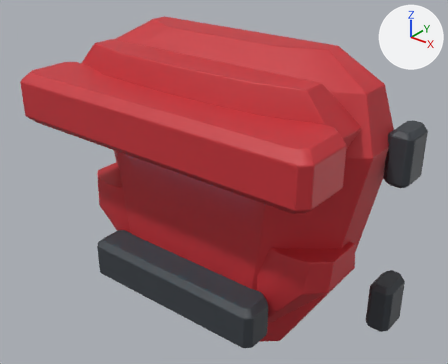
A saved change to the FBX model Assets/Resources/ClamshellMeshes/HeadFront_Set08_Goliath.fbx.
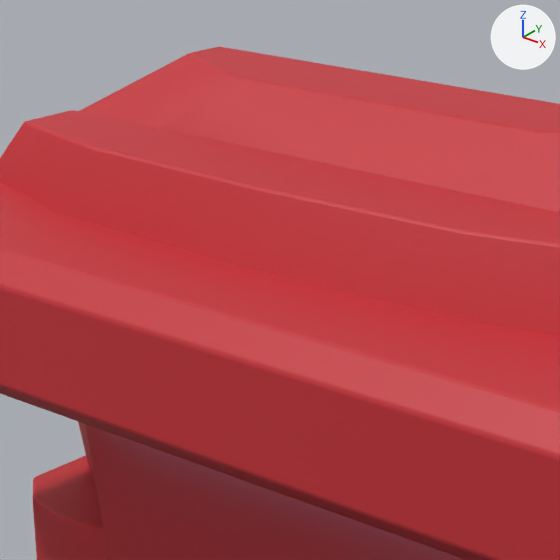
Old and new are each drawn whole from a camera (50 mm lens) standing at (0.606, -0.807, 0.485) and looking at (0.02, -0.074, 0.031) and again close up on the part from 19% to 64% of the width and 0% to 55% of the height. The axes (+X, +Y, +Z) are drawn at upper right. The lights are the same throughout. The first two pictures are the older version. Where no turn or scale is listed for an object, it has been applied to the vertices.

The older version as bpy lines, for what is in view:
```python
me_headfront_set08_goliath_001 = bpy.data.meshes.new('HeadFront_Set08_Goliath.001')
me_headfront_set08_goliath_001.from_pydata(...)  # 2206 vertices, 2136 faces; spans x -0.315..0.315, y -0.247..0.03, z -0.27..0.27
# faces by material slot: [730, 194, 994, 218]
me_headfront_set08_goliath_001.materials.append(mat_shell)  # red #c83038
me_headfront_set08_goliath_001.materials.append(mat_dark)  # black #23272d
me_headfront_set08_goliath_001.materials.append(mat_frame)  # dark grey #3a3f45
me_headfront_set08_goliath_001.materials.append(mat_glow)  # cyan #27e5ff, glowing cyan #27e5ff
ob_headfront_set08_goliath = bpy.data.objects.new('HeadFront_Set08_Goliath', me_headfront_set08_goliath_001)
ob_headfront_set08_goliath.location = (0.0, 0.0, 0.0)
```
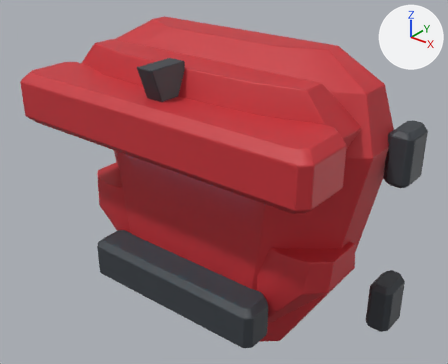
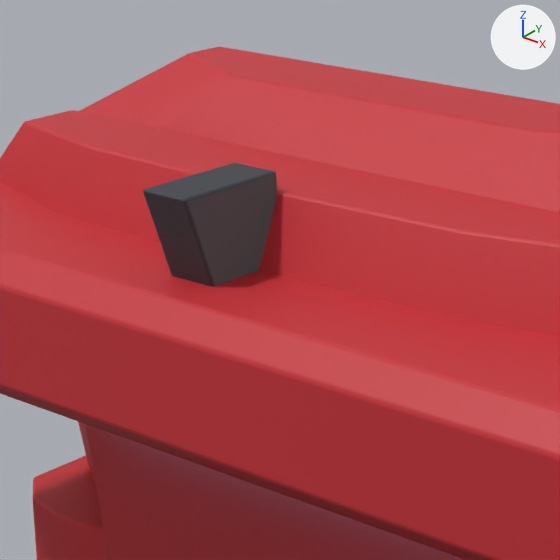
Pixel boxes [x1, y1, x2, y2] of what changed, in the close-ups (560 x 560 px):
part 1 of me_headfront_set08_goliath_001, added
    after: [143, 163, 277, 287]

Edits to the bpy script that builds the scene:
```text
Change me_headfront_set08_goliath_001:
    used by ob_headfront_set08_goliath; location = (0.0, 0.0, 0.0)
    remove me_headfront_set08_goliath_001.from_pydata(...)  # 2206 vertices, 2136 faces; spans x -0.315..0.315, y -0.247..0.03, z -0.27..0.27
    add me_headfront_set08_goliath_001.from_pydata(...)  # 2262 vertices, 2190 faces; spans x -0.315..0.315, y -0.247..0.03, z -0.27..0.27
    me_headfront_set08_goliath_001 part 1: a new loose piece of 56 vertices spanning x -0.015..0.015, y -0.224..-0.157, z 0.108..0.254, in mat_frame (dark grey #3a3f45)
```
